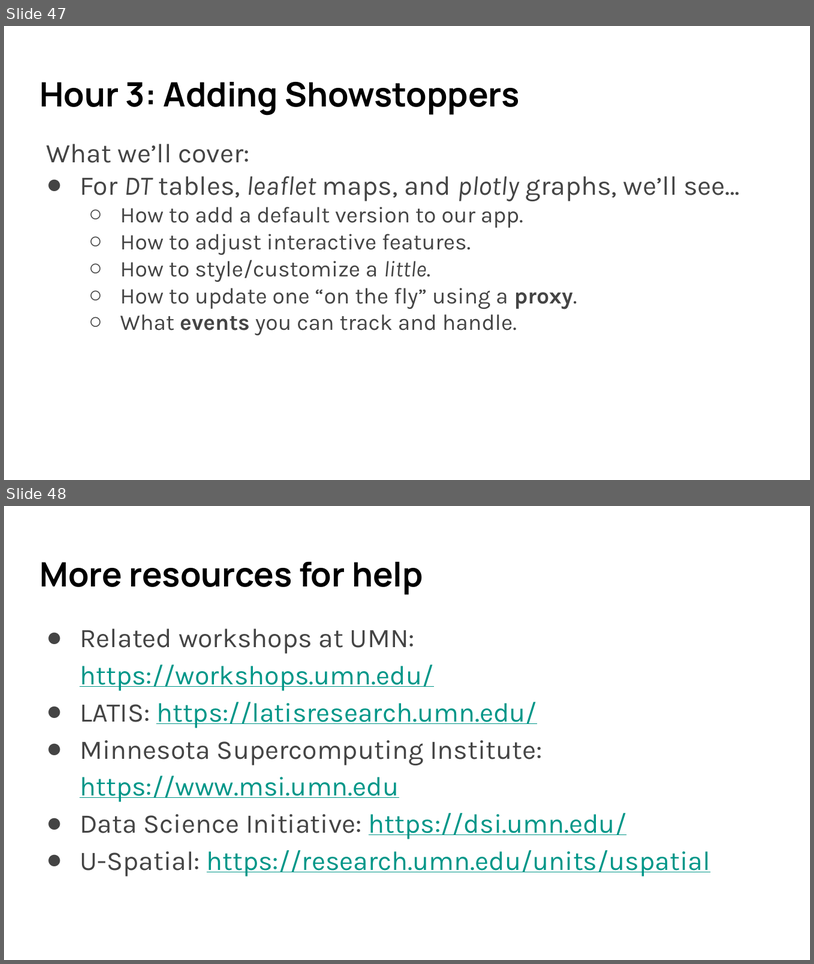
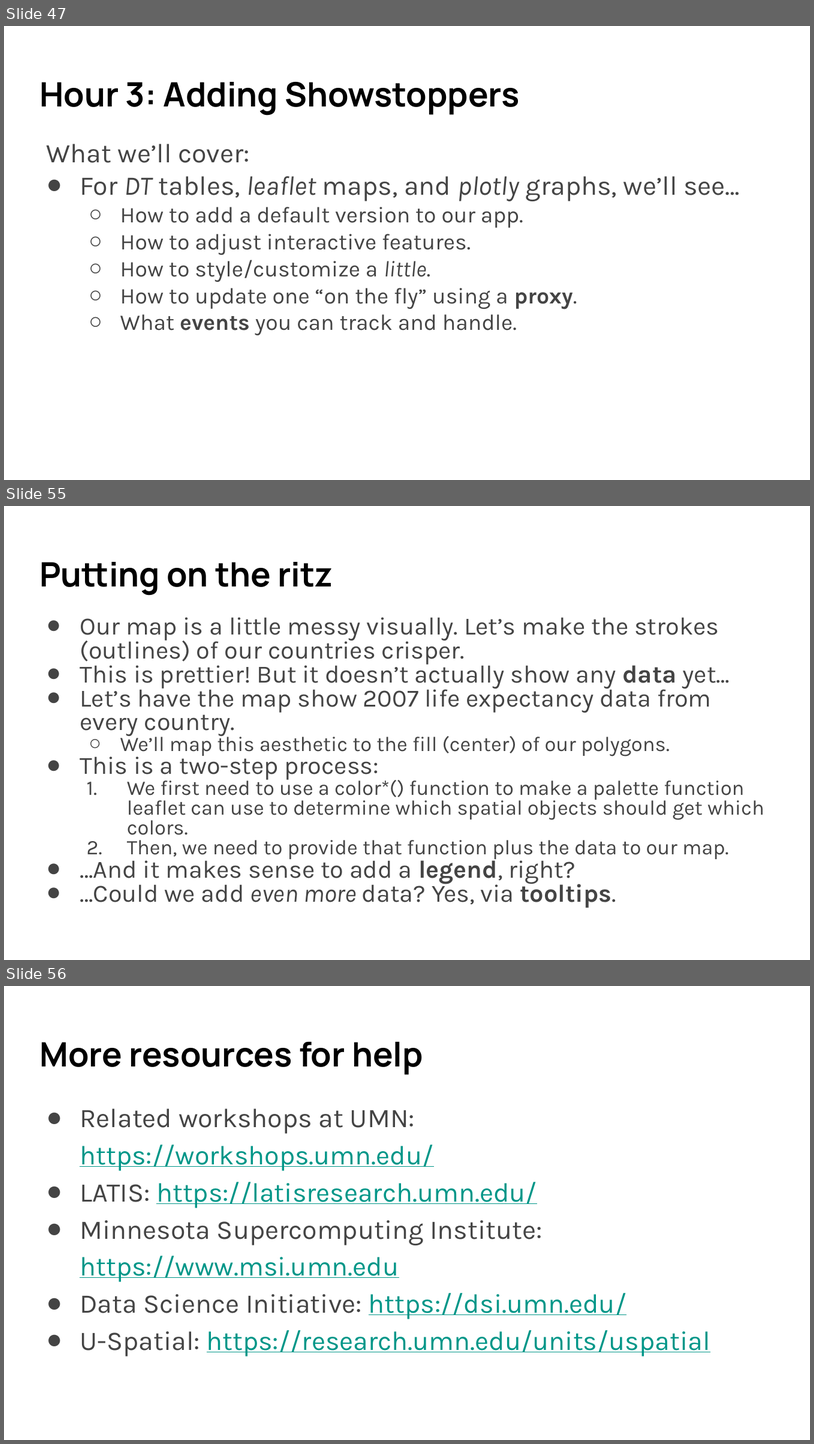
Before and after one commit to umn-dash/r-shiny, a slide deck: instructors/files/SWC slides R Shiny 2024 Fall.pptx. Shown one above the other, each under a label of ours: slides 47 and 48 before the commit, slides 47, 55 and 56 after it; the slides between them are not shown. The pictures are 814x964 and 814x1444 pixels, drawn with LibreOffice and Linux fonts; fonts in the diff are those of the drawing. Boxes give left, top, right and bottom in pixels: in the first picture for what was removed or moved away, otherwise in the second. Text is boxed around its words. In the diff, an @@ line names an element or a change of style, - is before the commit and + after.

```diff
--- a/instructors/files/SWC slides R Shiny 2024 Fall.pptx
+++ b/instructors/files/SWC slides R Shiny 2024 Fall.pptx
@@ slide 55 added at [4, 506, 810, 960], background #FFFFFF @@
@@ title added at [39, 562, 333, 595], 30 pt, text #000000, bold @@
+Putting on the ritz
@@ text added at [80, 617, 765, 907], 22.2 pt, text #444444 @@
+● Our map is a little messy visually. Let’s make the strokes (outlines) of our countries crisper.
+● This is prettier! But it doesn’t actually show any data yet…
+● Let’s have the map show 2007 life expectancy data from every country.
+  ○ We’ll map this aesthetic to the fill (center) of our polygons.
+● This is a two-step process:
+  1. We first need to use a color*() function to make a palette function leaflet can use to determine which spatial objects should get which colors.
+  2. Then, we need to provide that function plus the data to our map.
+● …And it makes sense to add a legend, right?
+● …Could we add even more data? Yes, via tooltips.
@@ what was slide 48 is now slide 56 @@
```
Also in this commit, not shown: 7 other slides added, 32 other files.
